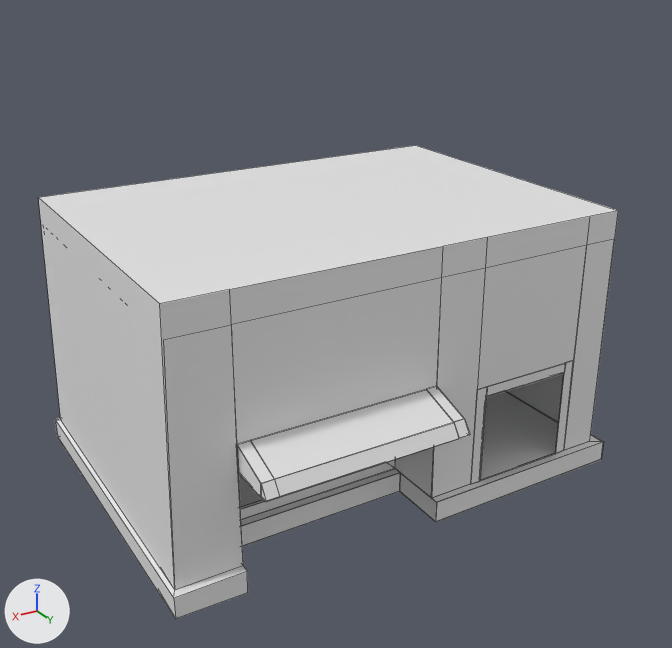
Renders of the Blender file Assets/Models/MiScusiModels/Italy/Shopping District/Building2.1.blend from each side of a commit.
Rendered twice from a 50 mm camera at (38.7, 68.1, 46.9) aimed at (-0.4, 3.0, 14.3). The axes (+X, +Y, +Z) are drawn at lower left. The lights are the same throughout. Mesh edges are drawn as thin lines.

Names of what the first picture shows: 'building_002'.
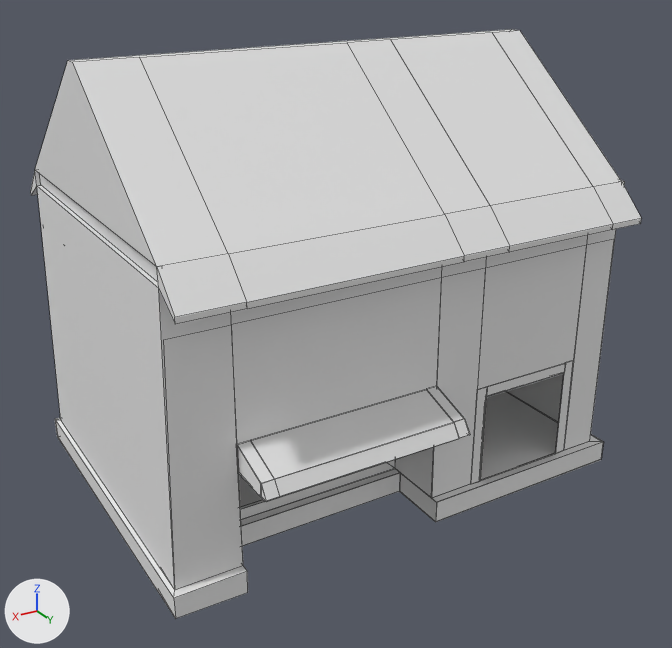
Changed parts and their boxes (x1, y1, x2, y2) in the pictures (672 x 648 px):
'building_002', reshaped (24% taller)
    before: (38, 145, 618, 619)
    after: (31, 29, 642, 619)
part 1 of me_building_002_mesh, built on
    before: (38, 145, 618, 446)
    after: (31, 29, 642, 446)

The change, as a list of edits to the scene's bpy script:
```text
Change me_building_002_mesh:
    used by ob_building_002; location = (0.0, 0.0, 0.0); scale = (10.2, 7.38, 10.0)
    remove me_building_002_mesh.from_pydata(...)  # 153 vertices, 139 faces; spans x -2.17..2.04, y -2.1..2.6, z 0.0..2.45
    add me_building_002_mesh.from_pydata(...)  # 193 vertices, 179 faces; spans x -2.17..2.04, y -2.37..2.6, z 0.0..3.79
    me_building_002_mesh part 1
    4 vertices are removed from x -2.07..1.94, y -2.0..2.0, z 2.45
    6 faces are deleted
    4 vertices in x -1.75..1.46, y 2.0, z 2.45 move by (0.0, 0.0, 0.11)
    34 vertices are added at x -2.11..1.94, y -2.37..2.35, z 2.4..3.79
    5 new vertices lie (0.0, -1.9, 1.09) away from vertices in x -2.07..1.46, y 2.0, z 2.7
    5 new vertices lie (0.48, 0.0, 0.0) away from vertices in x 1.46, y 0.1..2.35, z 2.4..3.79
    46 new faces join them
```
